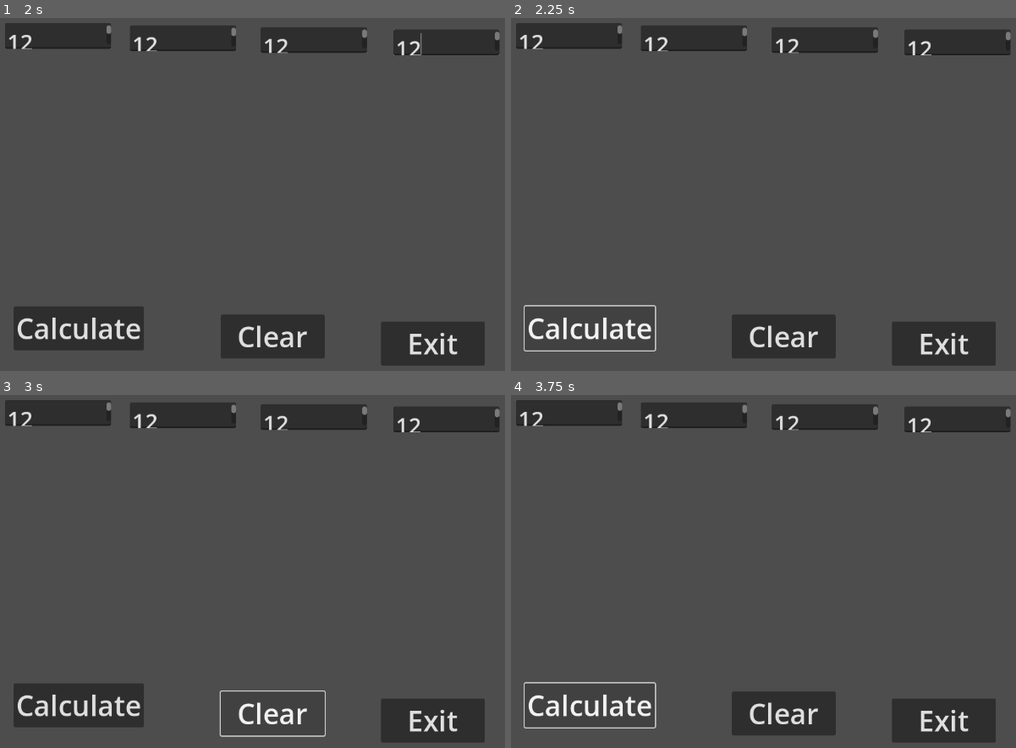
Above: before the commit, frames 1-4 (two rows, left to right).
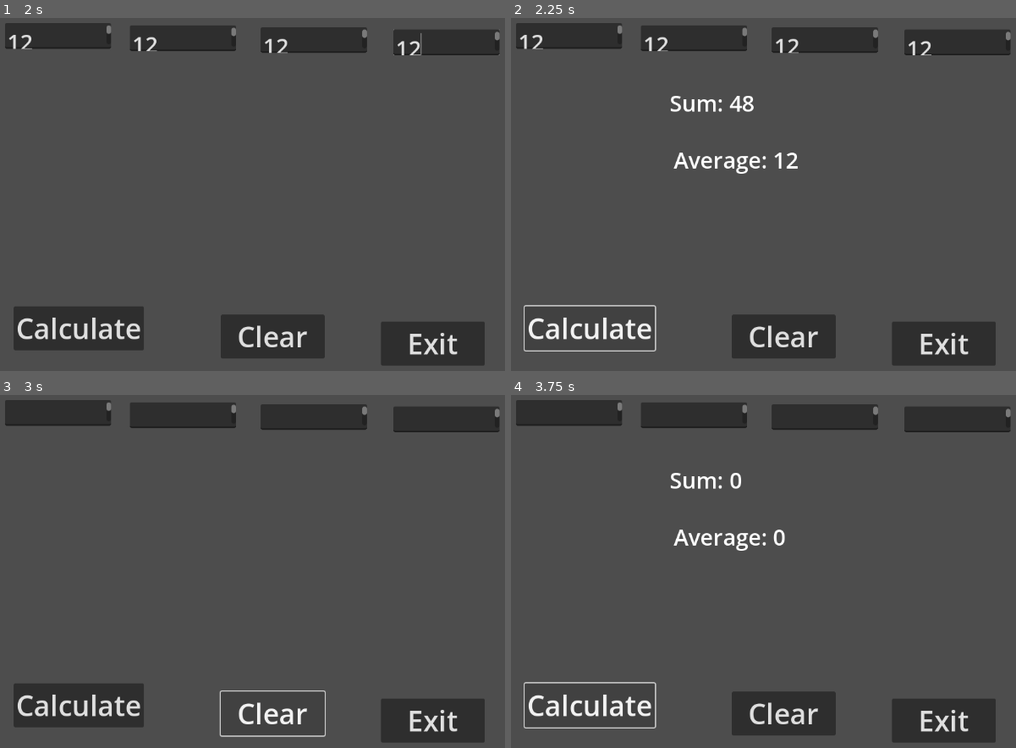
Above: after the commit, the same moments.

Repository: ghost640/game-design-1
Game: Godot game, scene res://54b.tscn
Same seed, same stepped clock (60 frames per second), same inputs: the game is played once before the commit and once after it. The project has no main scene, so this scene is started directly.
Inputs (mouse positions are in pixels of both pictures, inside the frame that each line leads up to):
- Up to frame 1 (2 s): click (55, 35) at 0.52 s; type "12" at 0.6 s; click (181, 39) at 0.75 s; type "12" at 0.83 s; click (313, 39) at 0.98 s; type "12" at 1.07 s; click (444, 42) at 1.27 s; type "12" at 1.35 s
- Up to frame 2 (2.25 s): click "Calculate" at 2 s
- Up to frame 3 (3 s): click "Clear" at 2.75 s
- Up to frame 4 (3.75 s): click "Calculate" at 3.5 s

Frame 1 is identical in both runs. In frame 2, 0.8% of the frame differs, in the area x 31-57%, y 22-45%; in frame 3, 0.3%; in frame 4, 1.0%, in the area x 1-84%, y 4-45%.

Commit message:
update 6/9

Diff:
--- /dev/null
+++ b/54b.gd
@@ -0,0 +1,27 @@
+extends Control
+
+
+
+
+
+func _on_btn_calc_pressed() -> void:
+	var num1 = int($txtNum1.text)
+	var num2 = int($txtNum2.text)
+	var num3 = int($txtNum3.text)
+	var num4 = int($txtNum4.text)
+	var sum = num1 + num2 + num3 + num4
+	var average = sum / 4
+	$lblSum.text = "Sum: " + str(sum)
+	$lblAverage.text = "Average: " + str(average)
+
+func _on_btn_clear_pressed() -> void:
+	$lblAverage.text = ""
+	$lblSum.text = ""
+	$txtNum1.text = ""
+	$txtNum2.text = ""
+	$txtNum3.text = ""
+	$txtNum4.text = ""
+
+
+func _on_btn_exit_pressed() -> void:
+	get_tree().quit()
--- a/54b.tscn
+++ b/54b.tscn
@@ -1,6 +1,7 @@
-[gd_scene load_steps=4 format=3 uid="uid://ffsw6iffd3qh"]
+[gd_scene load_steps=5 format=3 uid="uid://ffsw6iffd3qh"]
 
 [ext_resource type="Theme" uid="uid://b16mm2uf5waty" path="res://Big_Font.tres" id="1_cscpv"]
+[ext_resource type="Script" path="res://54b.gd" id="1_h1pal"]
 
 [sub_resource type="Theme" id="Theme_fq3xa"]
 default_font_size = 38
@@ -15,6 +16,7 @@
 anchor_bottom = 1.0
 grow_horizontal = 2
 grow_vertical = 2
+script = ExtResource("1_h1pal")
 
 [node name="txtNum1" type="TextEdit" parent="."]
 layout_mode = 0
@@ -25,6 +27,7 @@
 theme = SubResource("Theme_fq3xa")
 
 [node name="txtNum2" type="TextEdit" parent="."]
+layout_mode = 0
 offset_left = 256.0
 offset_top = 53.0
 offset_right = 437.0
@@ -32,6 +35,7 @@
 theme = SubResource("Theme_fq3xa")
 
 [node name="txtNum3" type="TextEdit" parent="."]
+layout_mode = 0
 offset_left = 479.0
 offset_top = 56.0
 offset_right = 660.0
@@ -39,6 +43,7 @@
 theme = SubResource("Theme_fq3xa")
 
 [node name="txtNum4" type="TextEdit" parent="."]
+layout_mode = 0
 offset_left = 705.0
 offset_top = 60.0
 offset_right = 886.0
@@ -46,6 +51,7 @@
 theme = SubResource("Theme_fq3xa")
 
 [node name="lblSum" type="Label" parent="."]
+layout_mode = 0
 offset_left = 305.0
 offset_top = 159.0
 offset_right = 693.0
@@ -53,6 +59,7 @@
 label_settings = SubResource("LabelSettings_nn50c")
 
 [node name="lblAverage" type="Label" parent="."]
+layout_mode = 0
 offset_left = 312.0
 offset_top = 256.0
 offset_right = 700.0
@@ -69,6 +76,7 @@
 text = "Calculate"
 
 [node name="btnClear" type="Button" parent="."]
+layout_mode = 0
 offset_left = 411.0
 offset_top = 546.0
 offset_right = 588.0
@@ -77,9 +85,14 @@
 text = "Clear"
 
 [node name="btnExit" type="Button" parent="."]
+layout_mode = 0
 offset_left = 684.0
 offset_top = 558.0
 offset_right = 861.0
 offset_bottom = 633.0
 theme = ExtResource("1_cscpv")
 text = "Exit"
+
+[connection signal="pressed" from="btnCalc" to="." method="_on_btn_calc_pressed"]
+[connection signal="pressed" from="btnClear" to="." method="_on_btn_clear_pressed"]
+[connection signal="pressed" from="btnExit" to="." method="_on_btn_exit_pressed"]
--- a/prog_52a.tscn
+++ b/prog_52a.tscn
@@ -35,6 +35,7 @@
 horizontal_alignment = 2
 
 [node name="Label2" type="Label" parent="."]
+layout_mode = 0
 offset_left = -6.0
 offset_top = 77.0
 offset_right = 311.0
@@ -55,6 +56,7 @@
 horizontal_alignment = 1
 
 [node name="lblPerim" type="Label" parent="."]
+layout_mode = 0
 offset_left = 17.0
 offset_top = 270.0
 offset_right = 1110.0
@@ -64,6 +66,7 @@
 horizontal_alignment = 1
 
 [node name="txtLen" type="LineEdit" parent="."]
+layout_mode = 0
 offset_left = 334.0
 offset_top = 4.0
 offset_right = 679.0
@@ -71,6 +74,7 @@
 theme = SubResource("Theme_jtb7f")
 
 [node name="txtWid" type="LineEdit" parent="."]
+layout_mode = 0
 offset_left = 332.0
 offset_top = 74.0
 offset_right = 677.0
@@ -87,6 +91,7 @@
 text = "Calculate"
 
 [node name="btnClear" type="Button" parent="."]
+layout_mode = 0
 offset_left = 490.0
 offset_top = 442.0
 offset_right = 666.0
@@ -95,6 +100,7 @@
 text = "Clear"
 
 [node name="btnExit" type="Button" parent="."]
+layout_mode = 0
 offset_left = 700.0
 offset_top = 442.0
 offset_right = 876.0
